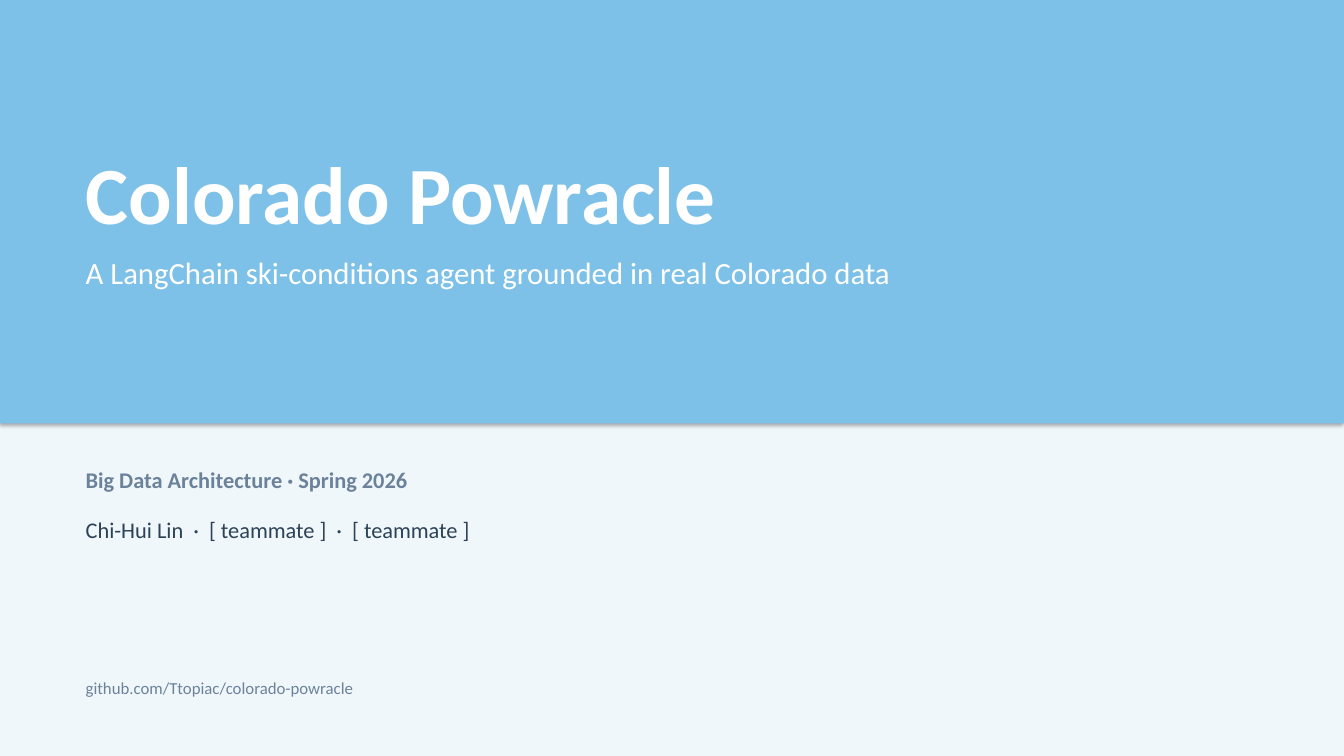
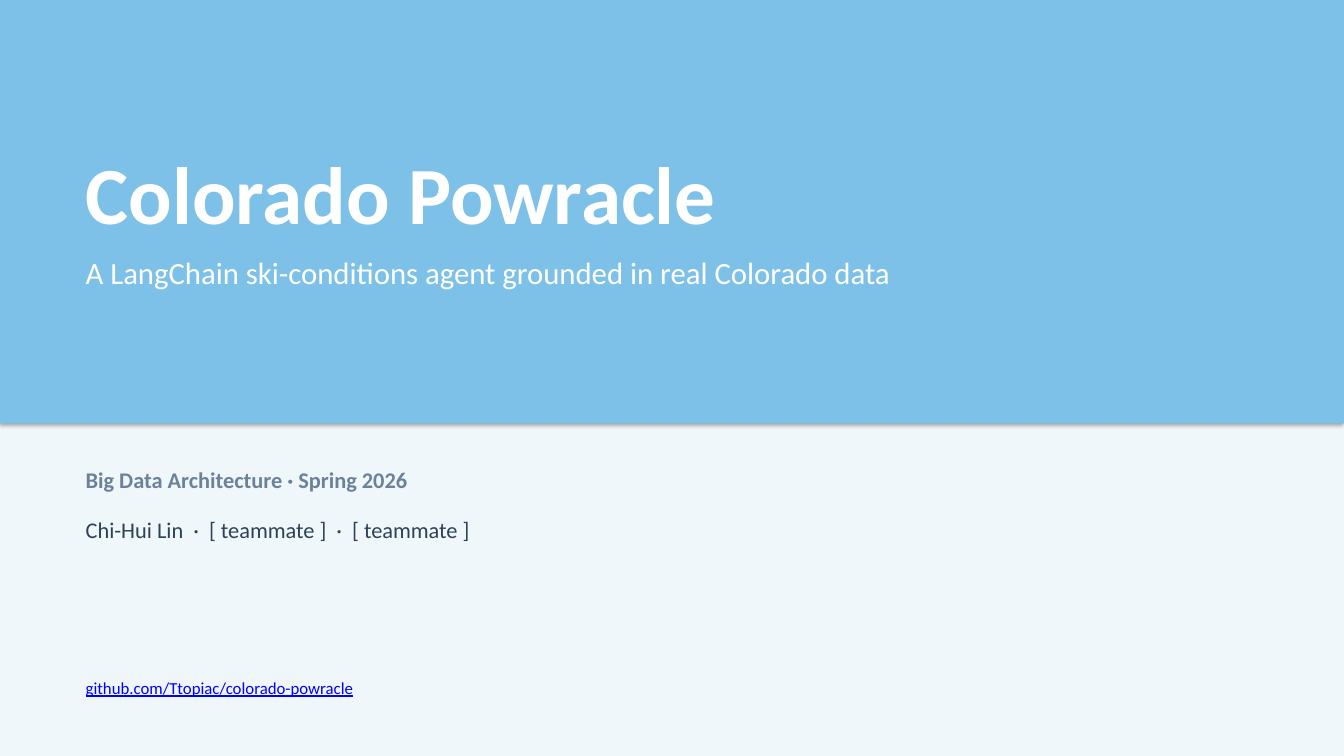
Before and after one commit to Ttopiac/colorado-powracle, a slide deck: slide 1 of slides/Colorado_Powracle_AlpineFrost.pptx. Drawn at 1344x756 pixels with LibreOffice and Linux fonts; fonts in the diff are those of the drawing. Boxes give left, top, right and bottom in pixels: in the first picture for what was removed or moved away, otherwise in the second. Text is boxed around its words. In the diff, an @@ line names an element or a change of style, - is before the commit and + after.

```diff
--- a/slides/Colorado_Powracle_AlpineFrost.pptx
+++ b/slides/Colorado_Powracle_AlpineFrost.pptx
@@ text "github.com/Ttopiac/colorado-powracle" at bbox=[86, 682, 353, 697]: text colour #6B829A to #0000FF, underline on @@
```
Also in this commit, not shown: 1 other slide changed, 1 other file.
